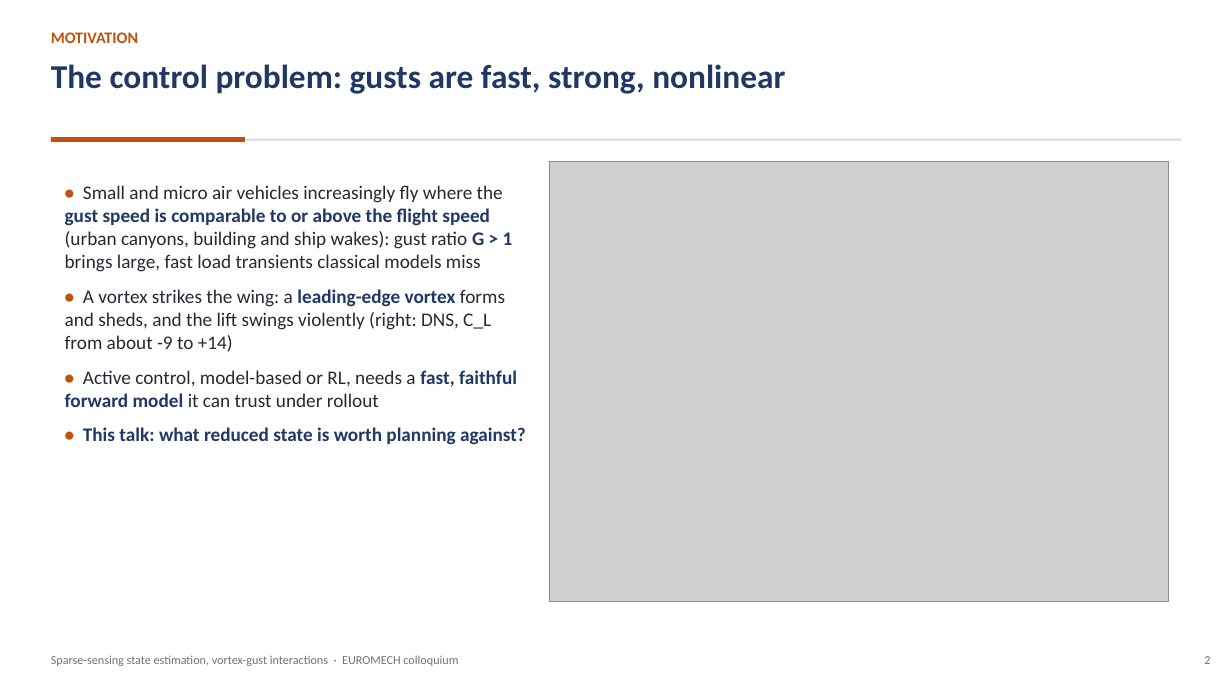
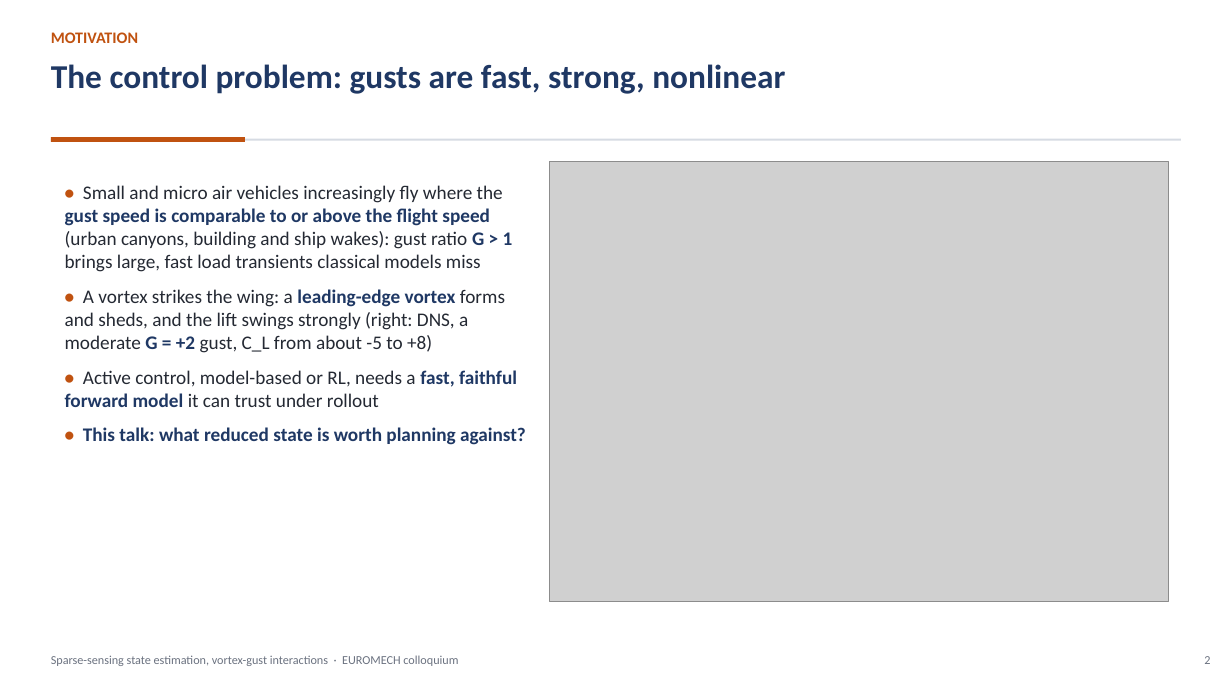
Before and after one commit to sanmi90/GUST-JEPA, a slide deck: slide 2 of paper/talk/euromech_gust_jepa.pptx. Drawn at 1232x693 pixels with LibreOffice and Linux fonts; fonts in the diff are those of the drawing; grey boxes stand for pictures. Boxes give left, top, right and bottom in pixels: in the first picture for what was removed or moved away, otherwise in the second. Text is boxed around its words. In the diff, an @@ line names an element or a change of style, - is before the commit and + after.

```diff
--- a/paper/talk/euromech_gust_jepa.pptx
+++ b/paper/talk/euromech_gust_jepa.pptx
@@ text at (x1=65, y1=289, x2=505, y2=353): text changed @@
-• A vortex strikes the wing: a leading-edge vortex forms and sheds, and the lift swings violently (right: DNS, C_L from about -9 to +14)
+• A vortex strikes the wing: a leading-edge vortex forms and sheds, and the lift swings strongly (right: DNS, a moderate G = +2 gust, C_L from about -5 to +8)
```
Also in this commit, not shown: 6 other files.
